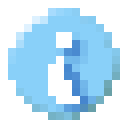
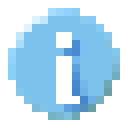
Layer changes from the first 128x128 image to the second:
painted on "normal" over [16, 16, 112, 112]
